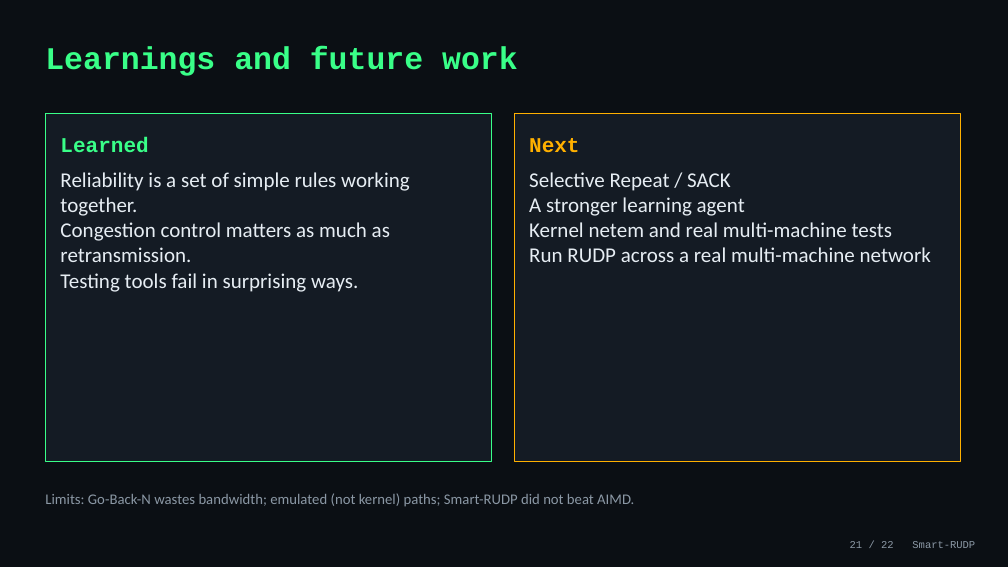
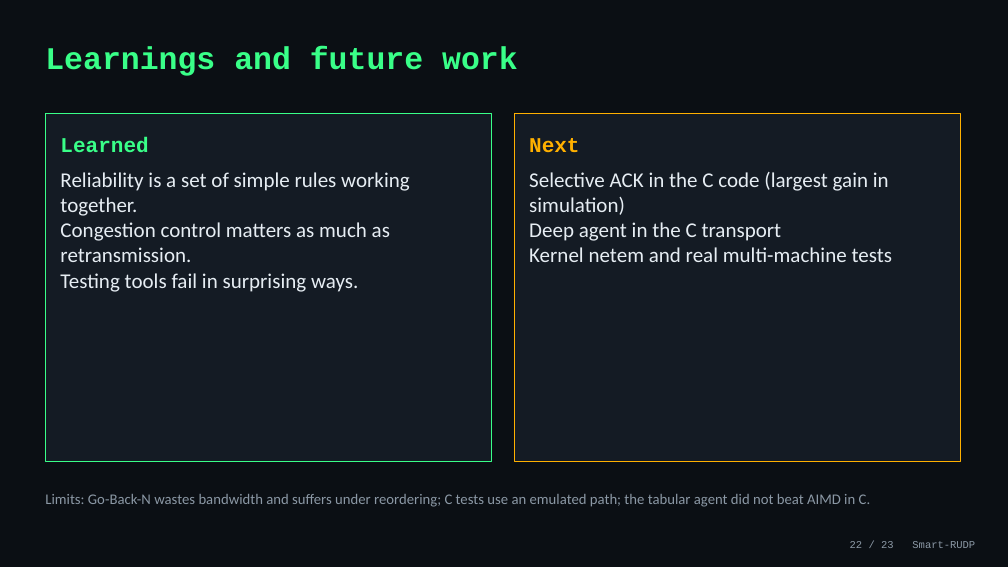
Before and after one commit to Capsturrrr/rudp, a slide deck: slide 22 of docs/RUDP_Presentation.pptx (slide 21 before the commit). Drawn at 1008x567 pixels with LibreOffice and Linux fonts; fonts in the diff are those of the drawing. Boxes give left, top, right and bottom in pixels: in the first picture for what was removed or moved away, otherwise in the second. Text is boxed around its words. In the diff, an @@ line names an element or a change of style, - is before the commit and + after.

```diff
--- a/docs/RUDP_Presentation.pptx
+++ b/docs/RUDP_Presentation.pptx
@@ text at bbox=[529, 172, 889, 241]: text changed @@
-Selective Repeat / SACK
-A stronger learning agent
+Selective ACK in the C code (largest gain in simulation)
+Deep agent in the C transport
@@ text at bbox=[529, 247, 931, 262]: paragraph removed @@
-Run RUDP across a real multi-machine network
@@ text at bbox=[45, 494, 871, 507]: text changed @@
-Limits: Go-Back-N wastes bandwidth; emulated (not kernel) paths; Smart-RUDP did not beat AIMD.
+Limits: Go-Back-N wastes bandwidth and suffers under reordering; C tests use an emulated path; the tabular agent did not beat AIMD in C.
@@ text at bbox=[850, 541, 975, 548]: text changed @@
-21 / 22 Smart-RUDP
+22 / 23 Smart-RUDP
```
Also in this commit, not shown: 19 other slides changed, 1 slide added, 9 other files.
